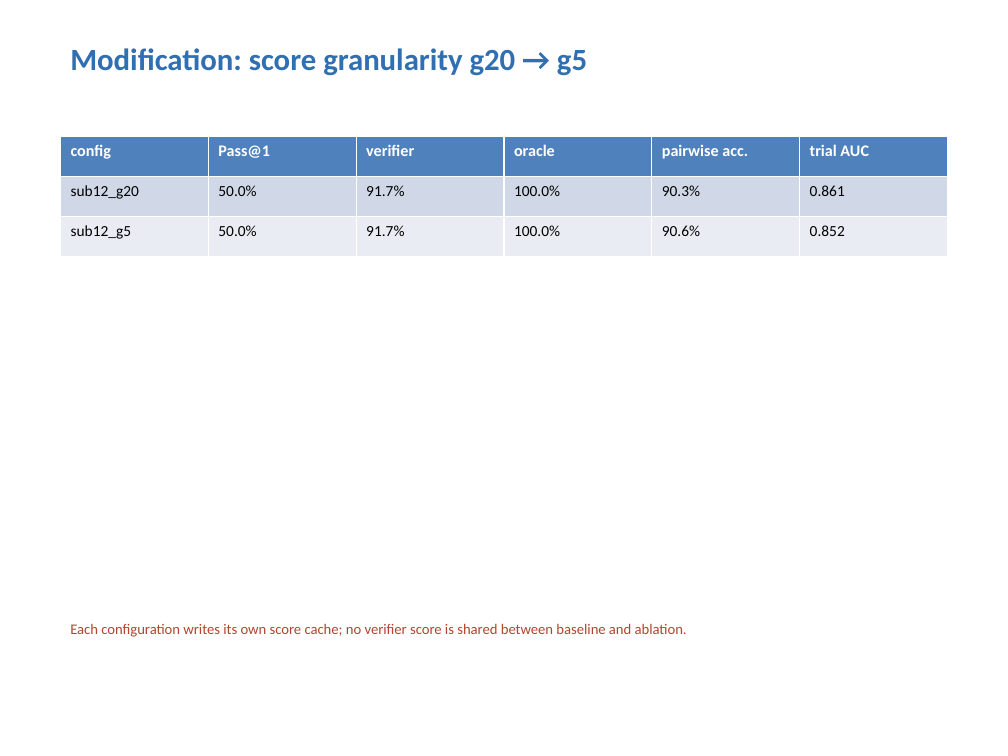
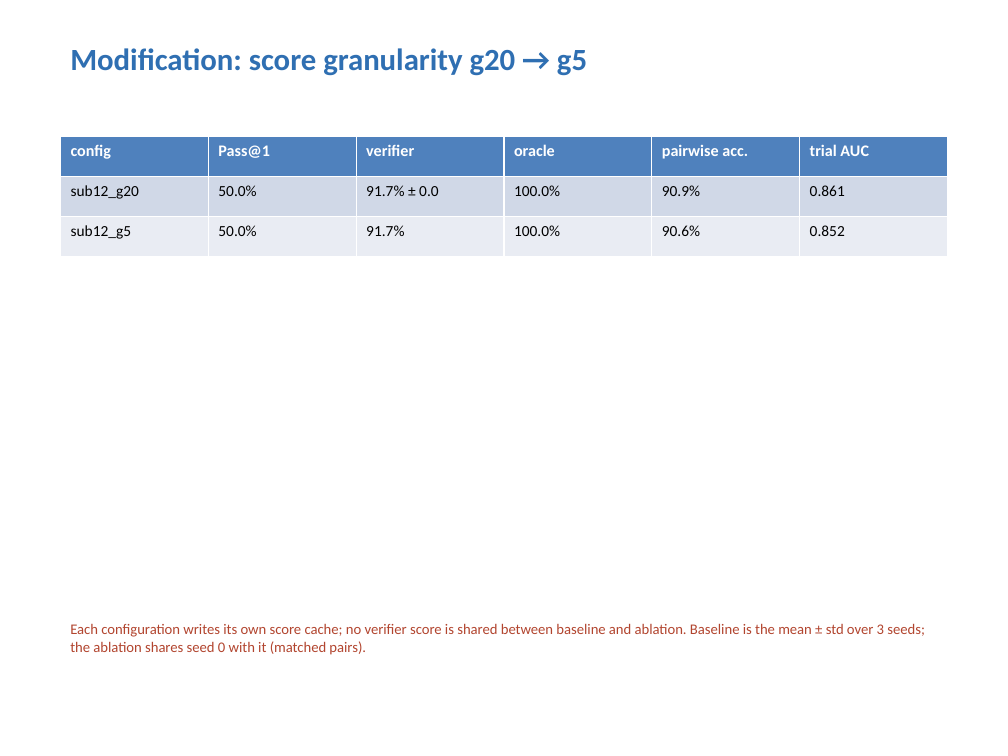
Before and after one commit to levi1031/llm-as-a-verifier-repro, a slide deck: slide 8 of report/presentation.pptx. Drawn at 1008x756 pixels with LibreOffice and Linux fonts; fonts in the diff are those of the drawing. Boxes give left, top, right and bottom in pixels: in the first picture for what was removed or moved away, otherwise in the second. Text is boxed around its words. In the diff, an @@ line names an element or a change of style, - is before the commit and + after.

Commit message:
results: three seeds of the reproduction target (assignment item '3-5 trials, mean/variance')
Seeds 1 and 2 re-run the baseline best-of-3 configuration with their own
score caches (each seed re-samples the tournament ring AND the verifier at
T=1.0), 720 extra calls, 0 errors after one retry of 3 failed comparisons:

  metric          seed0  seed1  seed2   mean    std
  Pass@1 %         50.0   50.0   50.0    50.0    0.0
  verifier %       91.7   91.7   91.7    91.7    0.0
  oracle %        100.0  100.0  100.0   100.0    0.0
  pairwise acc %   90.3   88.6   93.9    90.9    2.7
  trial AUC       0.861  0.843  0.818   0.841  0.022

The task-level statistic is identical in all three seeds because at n=12 it
moves in 8.3-point steps; the finer metrics show the seed noise that counting
12 tasks cannot resolve, and the g=5 ablation lands inside that band
(90.6% pairwise, 0.852 AUC) on the same 282 of 288 comparisons.

The ablation deliberately runs on seed 0 only: sharing the seed with the
baseline makes every comparison its own control, so seed noise cancels in the
paired difference (repro/ablation_overlap.py).

```diff
--- a/report/presentation.pptx
+++ b/report/presentation.pptx
@@ table at box(60, 136, 950, 257) @@
-row 2, column 3: 91.7%
+row 2, column 3: 91.7% ± 0.0
-row 2, column 5: 90.3%
+row 2, column 5: 90.9%
@@ text at box(70, 623, 925, 655): text changed @@
-Each configuration writes its own score cache; no verifier score is shared between baseline and ablation.
+Each configuration writes its own score cache; no verifier score is shared between baseline and ablation. Baseline is the mean ± std over 3 seeds; the ablation shares seed 0 with it (matched pairs).
```
Also in this commit, not shown: 2 other slides changed, 17 other files.
